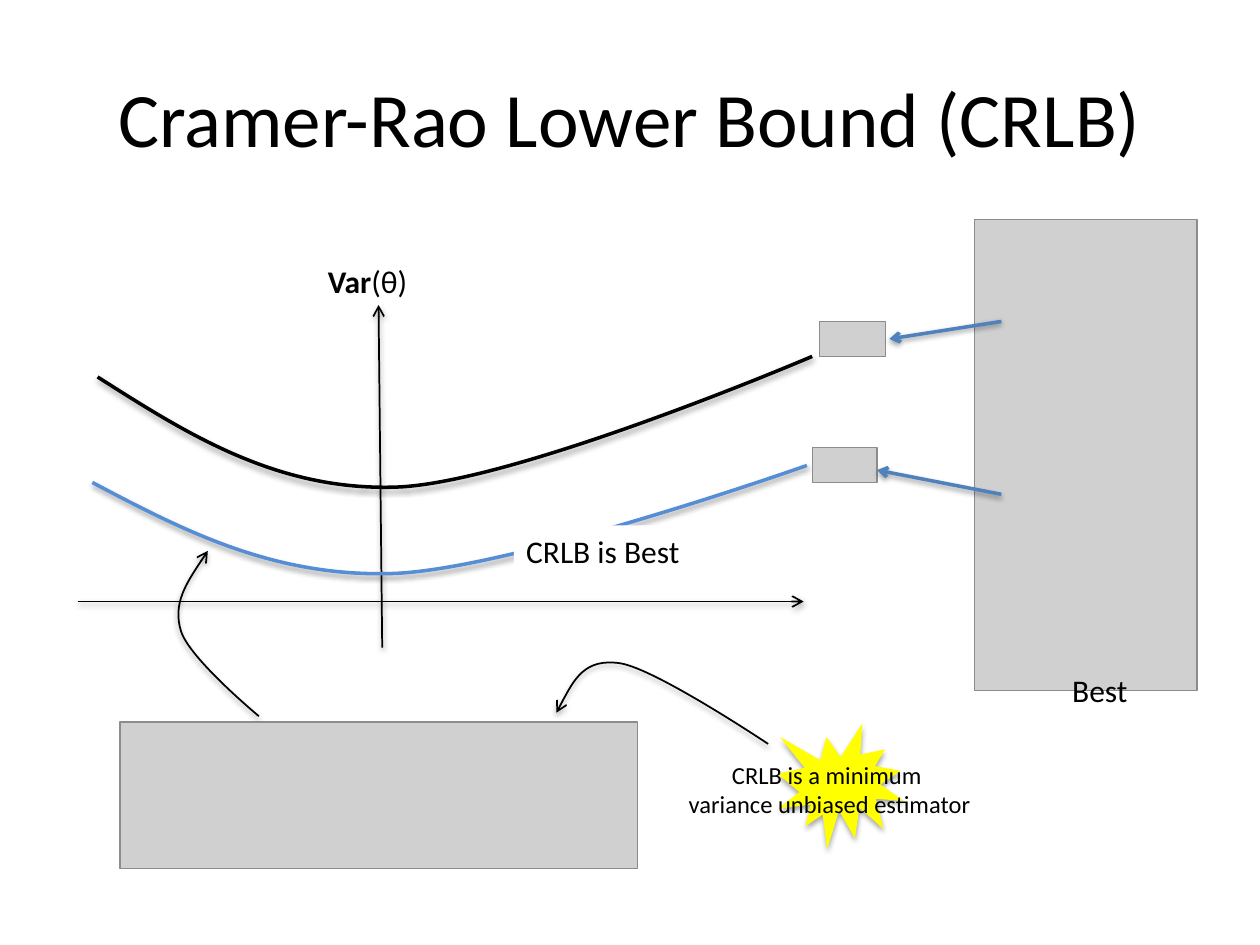
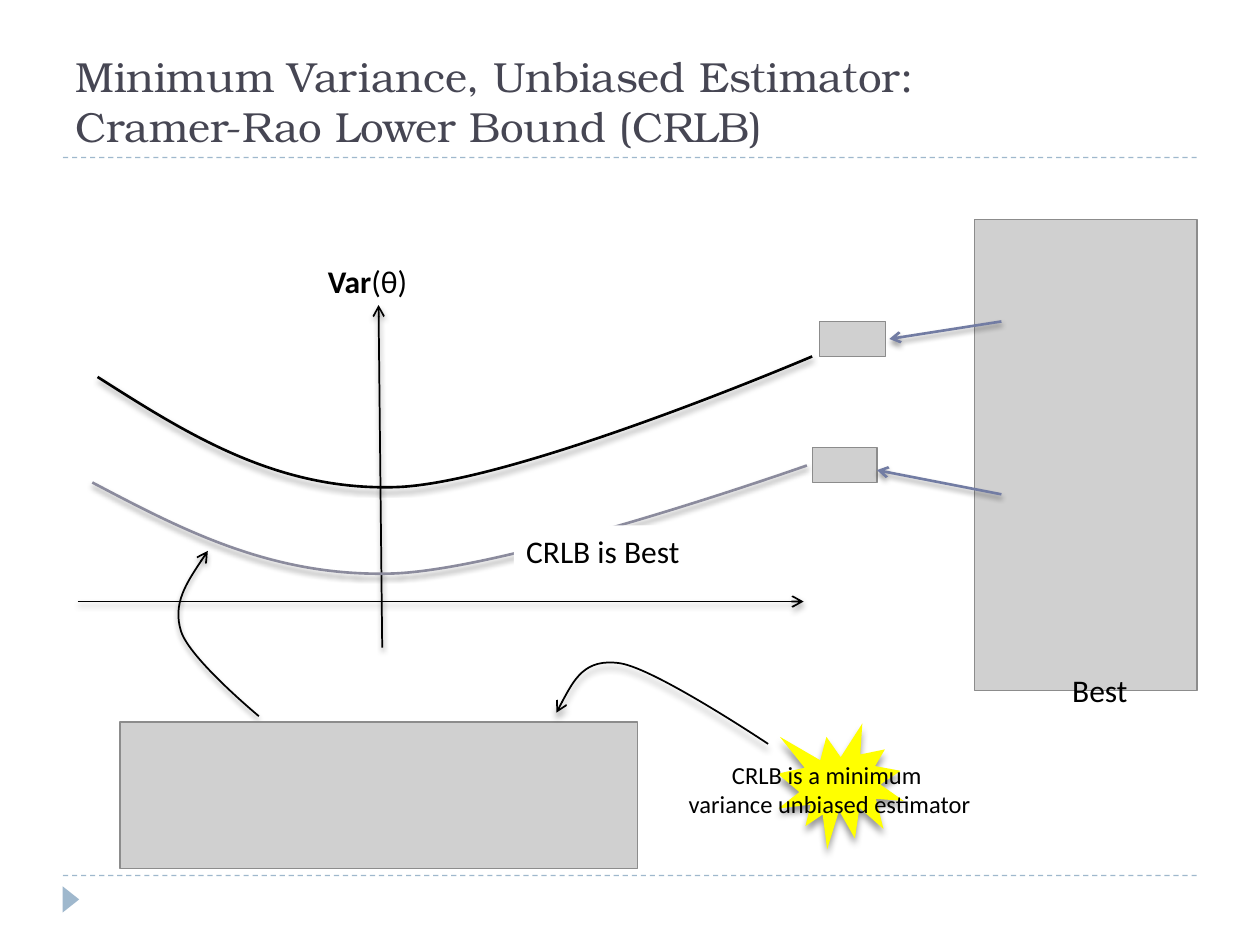
Before and after one commit to josh-gleason/CS679, a slide deck: slide 8 of Presentation/CS679Presentation2.pptx. Drawn at 1260x945 pixels with LibreOffice and Linux fonts; fonts in the diff are those of the drawing; grey boxes stand for pictures; background and template pictures are left out. Boxes give left, top, right and bottom in pixels: in the first picture for what was removed or moved away, otherwise in the second. Text is boxed around its words. In the diff, an @@ line names an element or a change of style, - is before the commit and + after.

```diff
--- a/Presentation/CS679Presentation2.pptx
+++ b/Presentation/CS679Presentation2.pptx
@@ title "Minimum Variance, Unbiased Estimator: Cramer-Rao ..." at [75,62,913,148]: vertical alignment middle to bottom @@
@@ title at [75,62,913,148]: text changed; size 44 to 24 pt; font Calibri to TeX Gyre Bonum; text colour #000000 to #464653 @@
-Cramer-Rao Lower Bound (CRLB)
+Minimum Variance, Unbiased Estimator:
+Cramer-Rao Lower Bound (CRLB)
@@ line added from (63, 158) to (1197, 158), #9FB8CD 0.75 pt dashed @@
@@ arrow (1002, 321) - (890, 339): stroke #4F81BD 2 pt to #727CA3 1.5 pt @@
@@ freeform shape at [97,357,811,488]: outline #000000 2 pt to #000000 1.5 pt; shadow changed @@
@@ freeform shape at [92,465,806,573]: outline #558ED5 2 pt to #8B8B9D 1.5 pt; shadow changed @@
@@ arrow (1002, 494) - (877, 470): stroke #4F81BD 2 pt to #727CA3 1.5 pt @@
@@ freeform shape at [179,551,260,716]: shadow changed @@
@@ irregular seal at [777,723,903,849]: shadow changed @@
@@ line added from (63, 876) to (1197, 876), #9FB8CD 0.75 pt dashed @@
@@ triangle added at [63,886,79,912], fill #9FB8CD @@
```
Also in this commit, not shown: 12 other slides changed, 1 slide added, 1 slide removed.
